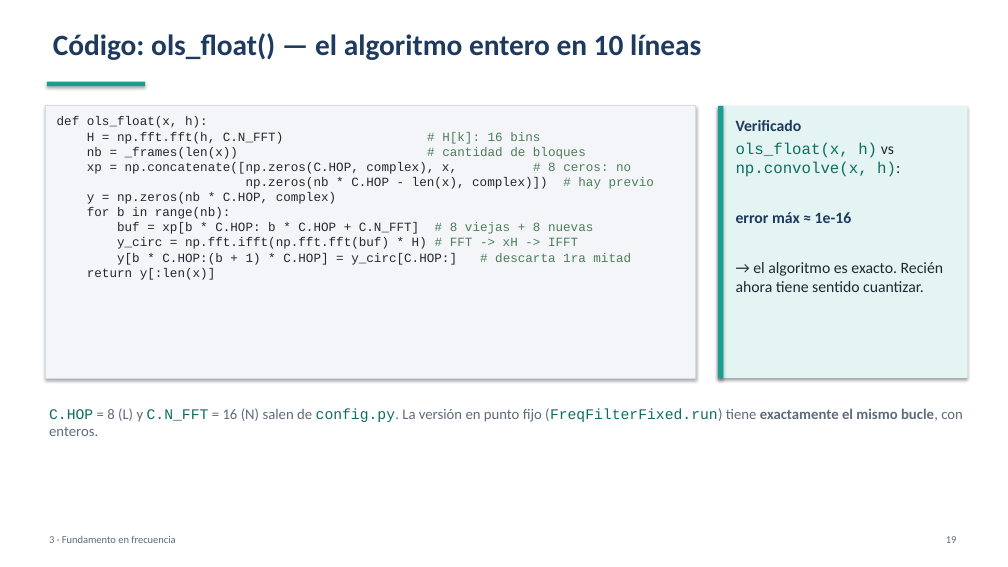
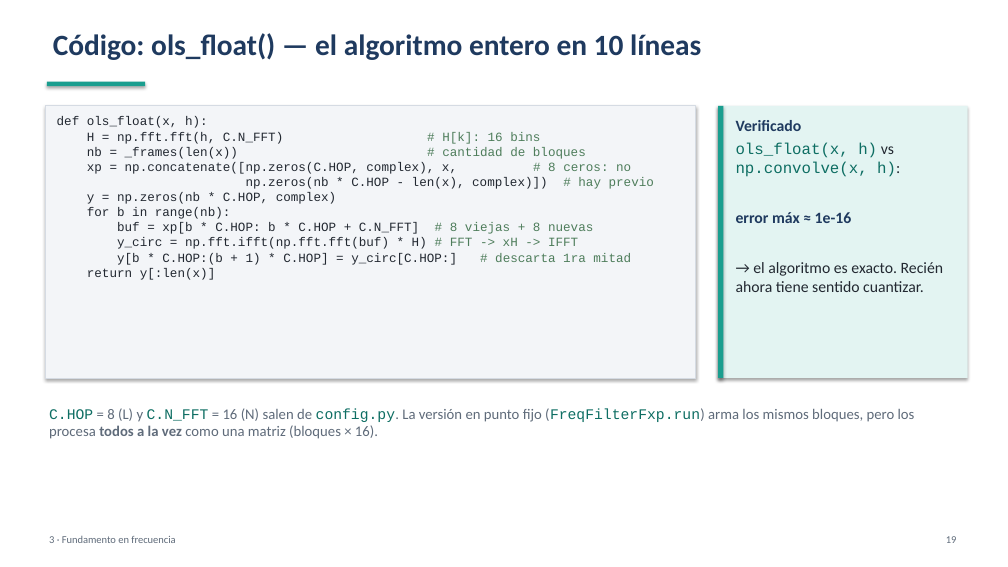
Before and after one commit to GarciaBigi/Complex_Digital_Filter, a slide deck: slide 19 of Golden_model/frec_pf/docs/golden_model_resumen.pptx. Drawn at 1008x567 pixels with LibreOffice and Linux fonts; fonts in the diff are those of the drawing. Boxes give left, top, right and bottom in pixels: in the first picture for what was removed or moved away, otherwise in the second. Text is boxed around its words. In the diff, an @@ line names an element or a change of style, - is before the commit and + after.

```diff
--- a/Golden_model/frec_pf/docs/golden_model_resumen.pptx
+++ b/Golden_model/frec_pf/docs/golden_model_resumen.pptx
@@ text at box(49, 408, 915, 439): text changed @@
-C.HOP = 8 (L) y C.N_FFT = 16 (N) salen de config.py. La versión en punto fijo (FreqFilterFixed.run) tiene exactamente el mismo bucle, con enteros.
+C.HOP = 8 (L) y C.N_FFT = 16 (N) salen de config.py. La versión en punto fijo (FreqFilterFxp.run) arma los mismos bloques, pero los procesa todos a la vez como una matriz (bloques × 16).
```
Also in this commit, not shown: 18 other slides changed, 1 slide added, 7 other files.
